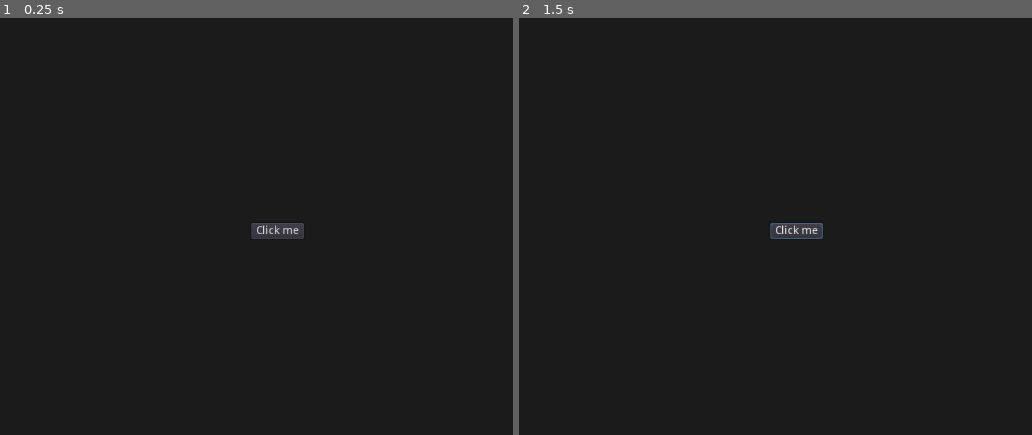
Above: before the commit, frames 1-2 (left to right).
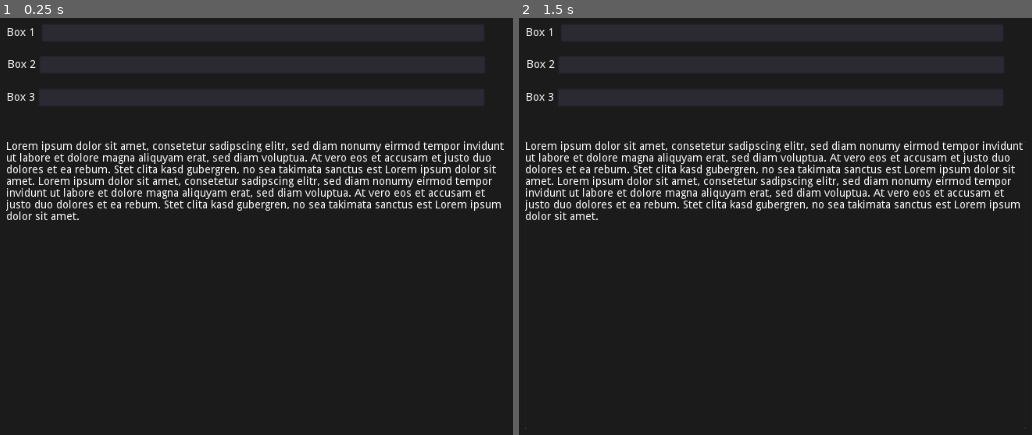
Above: after the commit, the same moments.

Repository: RPicster/godot-export-action-test
Game: Godot game, scene res://Main.tscn
Two runs of this game, one before a commit and one after it. Both use one fixed random seed, a clock stepped at 60 frames per second and the inputs below.
Inputs (mouse positions are in pixels of both pictures, inside the frame that each line leads up to):
- Up to frame 1 (0.25 s): no input
- Up to frame 2 (1.5 s): click (796, 230) at 0.5 s, where only the run before the commit has a clickable "Click me"; tap Enter at 1.25 s; move the mouse to (970, 205) at 1.27 s; tap C at 1.35 s; click (970, 205) at 1.42 s

The runs differ from the first frame. In frame 1, 6.5% of the frame differs, in the area x 1-99%, y 2-53%; in frame 2, 6.5%, in the area x 1-99%, y 2-99%.

Commit message:
mac shortcut test

Diff:
--- /dev/null
+++ b/src/Main.gd
@@ -0,0 +1,22 @@
+extends ColorRect
+
+func _input(event):
+	if event is InputEventKey and event.pressed:
+		if event.is_action_pressed("mac_copy"):
+			simulate_input(KEY_C)
+		if event.is_action_pressed("mac_paste"):
+			simulate_input(KEY_V)
+		if event.is_action_pressed("mac_cut"):
+			simulate_input(KEY_X)
+		if event.is_action_pressed("mac_select_all"):
+			simulate_input(KEY_A)
+
+func simulate_input(new_scancode):
+	var input_event = InputEventKey.new()
+	input_event.scancode = new_scancode
+	input_event.control = true
+	input_event.pressed = true
+	Input.parse_input_event(input_event)
+
+	input_event.pressed = false
+	Input.parse_input_event(input_event)
--- a/src/Main.tscn
+++ b/src/Main.tscn
@@ -1,17 +1,72 @@
-[gd_scene format=2]
+[gd_scene load_steps=2 format=2]
+
+[ext_resource path="res://Main.gd" type="Script" id=1]
 
 [node name="ColorRect" type="ColorRect"]
 anchor_right = 1.0
 anchor_bottom = 1.0
 color = Color( 0.109804, 0.109804, 0.109804, 1 )
+script = ExtResource( 1 )
 
-[node name="Control" type="CenterContainer" parent="."]
-anchor_right = 1.0
-anchor_bottom = 1.0
+[node name="HBoxContainer" type="HBoxContainer" parent="."]
+margin_left = 165.0
+margin_top = 34.0
+margin_right = 777.0
+margin_bottom = 58.0
 
-[node name="Button" type="Button" parent="Control"]
-margin_left = 478.0
-margin_top = 290.0
-margin_right = 545.0
-margin_bottom = 310.0
-text = "Click me"
+[node name="Label" type="Label" parent="HBoxContainer"]
+margin_top = 5.0
+margin_right = 40.0
+margin_bottom = 19.0
+text = "Box 1 "
+
+[node name="LineEdit" type="LineEdit" parent="HBoxContainer"]
+margin_left = 44.0
+margin_right = 612.0
+margin_bottom = 24.0
+size_flags_horizontal = 3
+
+[node name="HBoxContainer2" type="HBoxContainer" parent="."]
+margin_left = 166.0
+margin_top = 75.0
+margin_right = 778.0
+margin_bottom = 99.0
+
+[node name="Label" type="Label" parent="HBoxContainer2"]
+margin_top = 5.0
+margin_right = 36.0
+margin_bottom = 19.0
+text = "Box 2"
+
+[node name="LineEdit" type="LineEdit" parent="HBoxContainer2"]
+margin_left = 40.0
+margin_right = 612.0
+margin_bottom = 24.0
+size_flags_horizontal = 3
+
+[node name="HBoxContainer3" type="HBoxContainer" parent="."]
+margin_left = 165.0
+margin_top = 117.0
+margin_right = 777.0
+margin_bottom = 141.0
+
+[node name="Label" type="Label" parent="HBoxContainer3"]
+margin_top = 5.0
+margin_right = 36.0
+margin_bottom = 19.0
+text = "Box 3"
+
+[node name="LineEdit" type="LineEdit" parent="HBoxContainer3"]
+margin_left = 40.0
+margin_right = 612.0
+margin_bottom = 24.0
+size_flags_horizontal = 3
+
+[node name="RichTextLabel" type="RichTextLabel" parent="."]
+margin_left = 164.0
+margin_top = 185.0
+margin_right = 805.0
+margin_bottom = 554.0
+focus_mode = 2
+text = "Lorem ipsum dolor sit amet, consetetur sadipscing elitr, sed diam nonumy eirmod tempor invidunt ut labore et dolore magna aliquyam erat, sed diam voluptua. At vero eos et accusam et justo duo dolores et ea rebum. Stet clita kasd gubergren, no sea takimata sanctus est Lorem ipsum dolor sit amet. Lorem ipsum dolor sit amet, consetetur sadipscing elitr, sed diam nonumy eirmod tempor invidunt ut labore et dolore magna aliquyam erat, sed diam voluptua. At vero eos et accusam et justo duo dolores et ea rebum. Stet clita kasd gubergren, no sea takimata sanctus est Lorem ipsum dolor sit amet."
+selection_enabled = true
--- a/src/project.godot
+++ b/src/project.godot
@@ -10,9 +10,32 @@
 
 [application]
 
-config/name="Godot-export-action-test"
+config/name="Godot MAC Cut Copy Paste"
 run/main_scene="res://Main.tscn"
 config/icon="res://icon.png"
+
+[input]
+
+mac_copy={
+"deadzone": 0.5,
+"events": [ Object(InputEventKey,"resource_local_to_scene":false,"resource_name":"","device":0,"alt":false,"shift":false,"control":false,"meta":true,"command":false,"pressed":false,"scancode":67,"physical_scancode":0,"unicode":0,"echo":false,"script":null)
+ ]
+}
+mac_paste={
+"deadzone": 0.5,
+"events": [ Object(InputEventKey,"resource_local_to_scene":false,"resource_name":"","device":0,"alt":false,"shift":false,"control":false,"meta":true,"command":false,"pressed":false,"scancode":86,"physical_scancode":0,"unicode":0,"echo":false,"script":null)
+ ]
+}
+mac_cut={
+"deadzone": 0.5,
+"events": [ Object(InputEventKey,"resource_local_to_scene":false,"resource_name":"","device":0,"alt":false,"shift":false,"control":false,"meta":true,"command":false,"pressed":false,"scancode":88,"physical_scancode":0,"unicode":0,"echo":false,"script":null)
+ ]
+}
+mac_select_all={
+"deadzone": 0.5,
+"events": [ Object(InputEventKey,"resource_local_to_scene":false,"resource_name":"","device":0,"alt":false,"shift":false,"control":false,"meta":true,"command":false,"pressed":false,"scancode":65,"physical_scancode":0,"unicode":0,"echo":false,"script":null)
+ ]
+}
 
 [physics]
 
Not shown, removed: .github/workflows/main.yml
